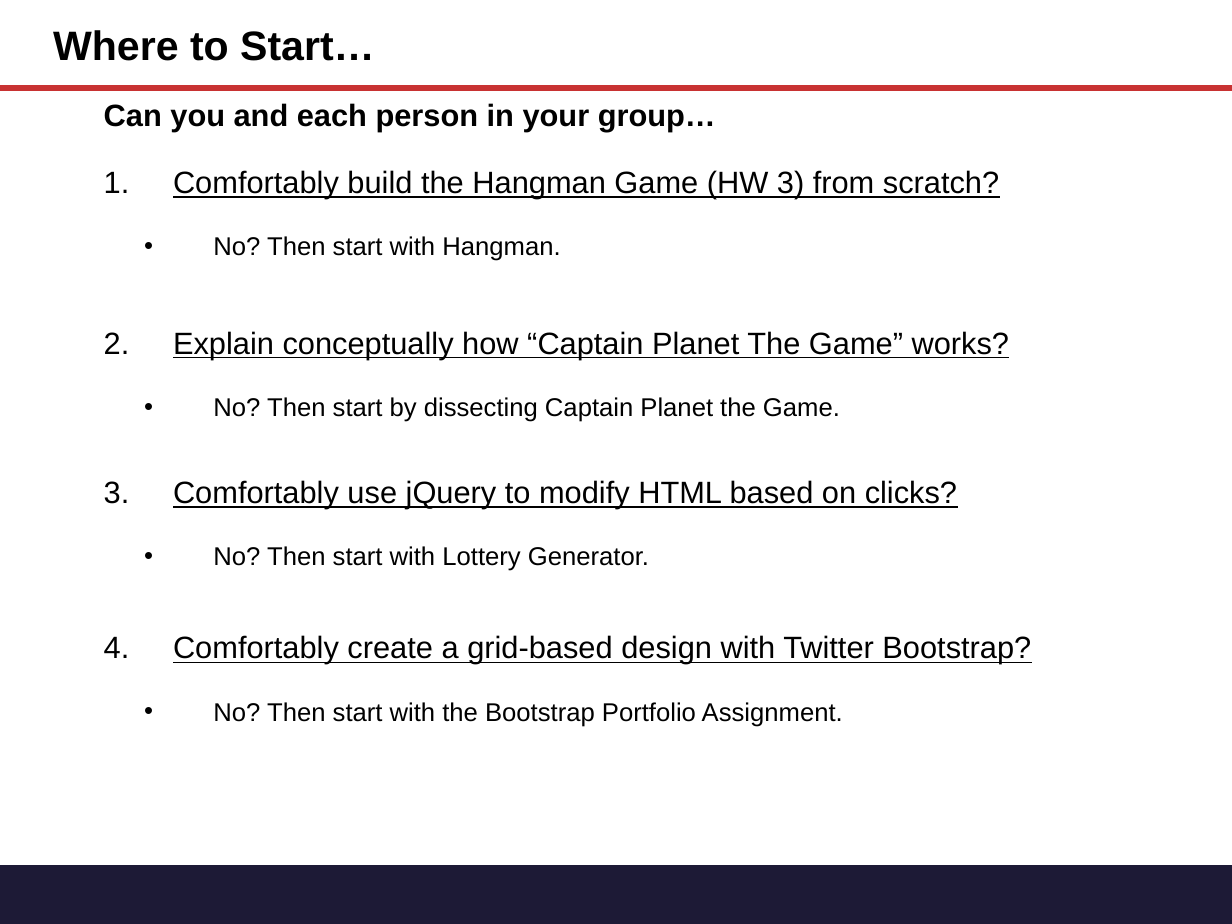
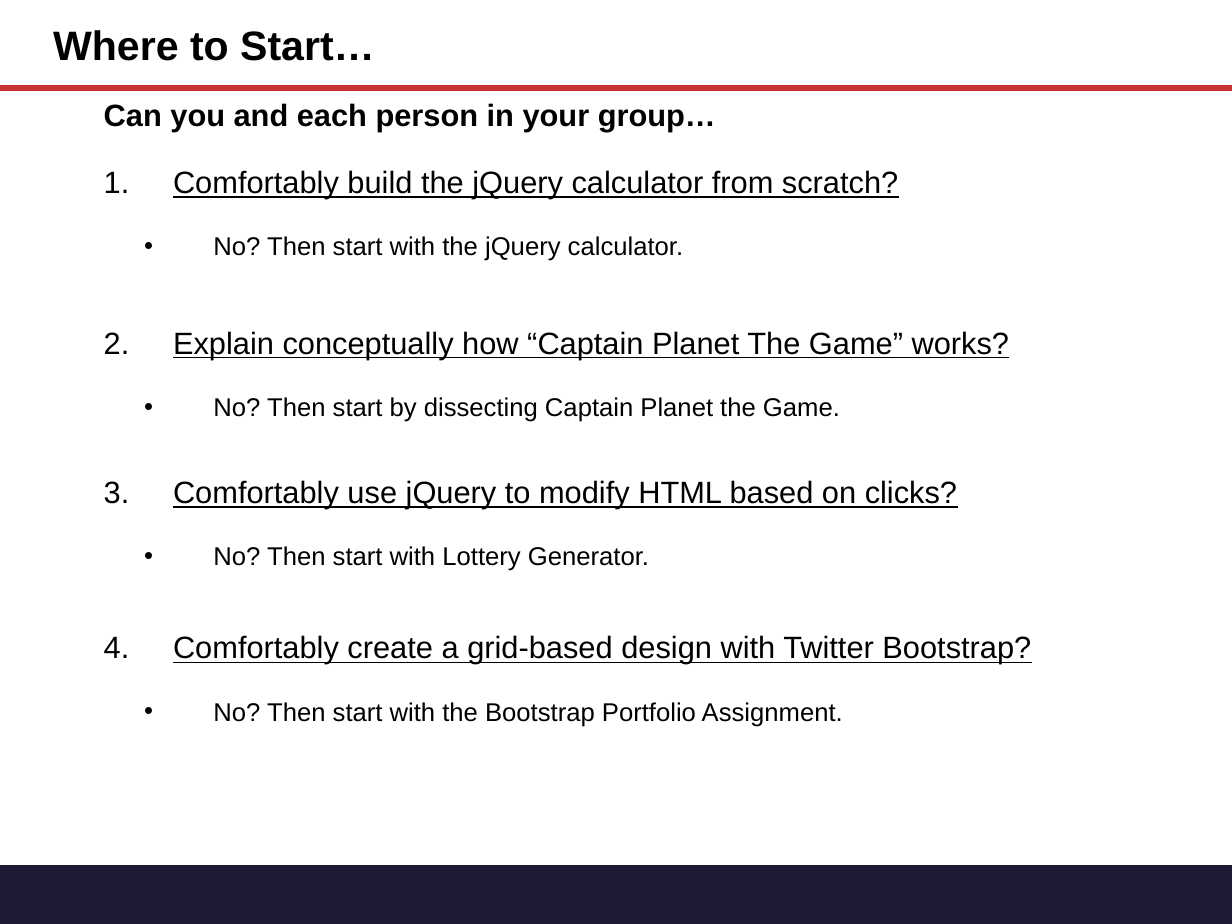
Before and after one commit to MegAnthonyKeogh/Responsive-Portfolio, a slide deck: slide 13 of 05-timers/01-Day/Slideshows/ReviewJSDay.pptx. Drawn at 1232x924 pixels with LibreOffice and Linux fonts; fonts in the diff are those of the drawing. Boxes give left, top, right and bottom in pixels: in the first picture for what was removed or moved away, otherwise in the second. Text is boxed around its words. In the diff, an @@ line names an element or a change of style, - is before the commit and + after.

```diff
--- a/05-timers/01-Day/Slideshows/ReviewJSDay.pptx
+++ b/05-timers/01-Day/Slideshows/ReviewJSDay.pptx
@@ text at (173, 170, 898, 261): text changed @@
-1. Comfortably build the Hangman Game (HW 3) from scratch?
-  • No? Then start with Hangman.
+1. Comfortably build the jQuery calculator from scratch?
+  • No? Then start with the jQuery calculator.
```
Also in this commit, not shown: 1 other slide changed.
